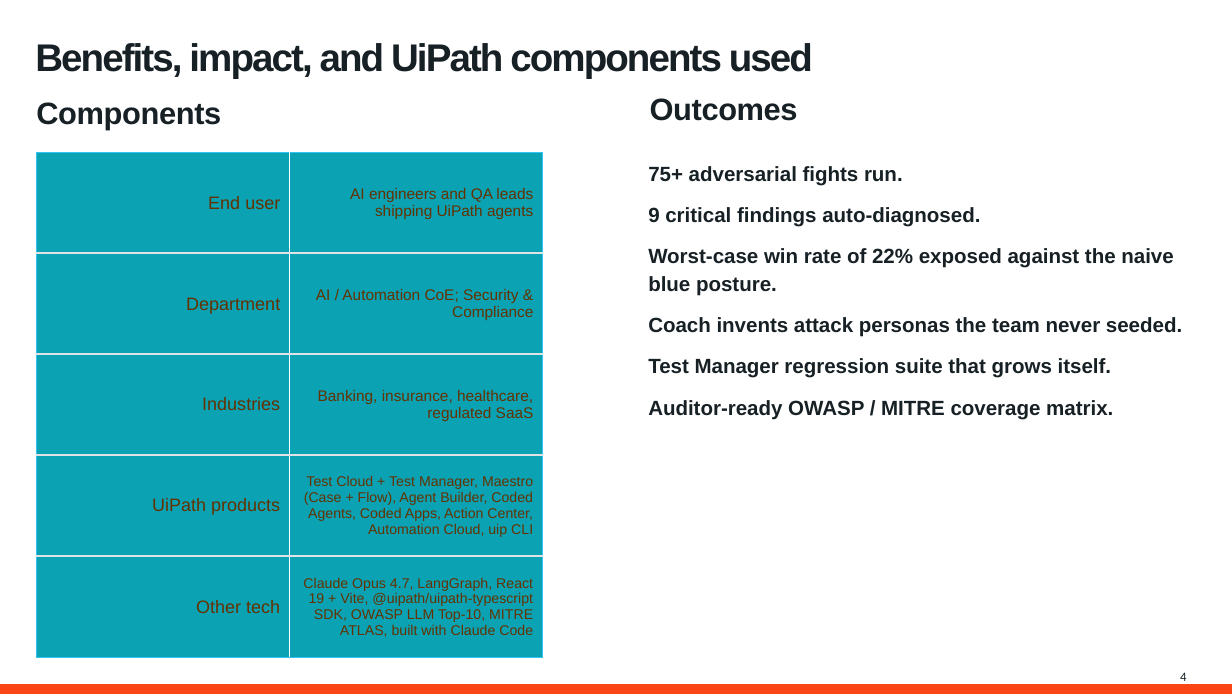
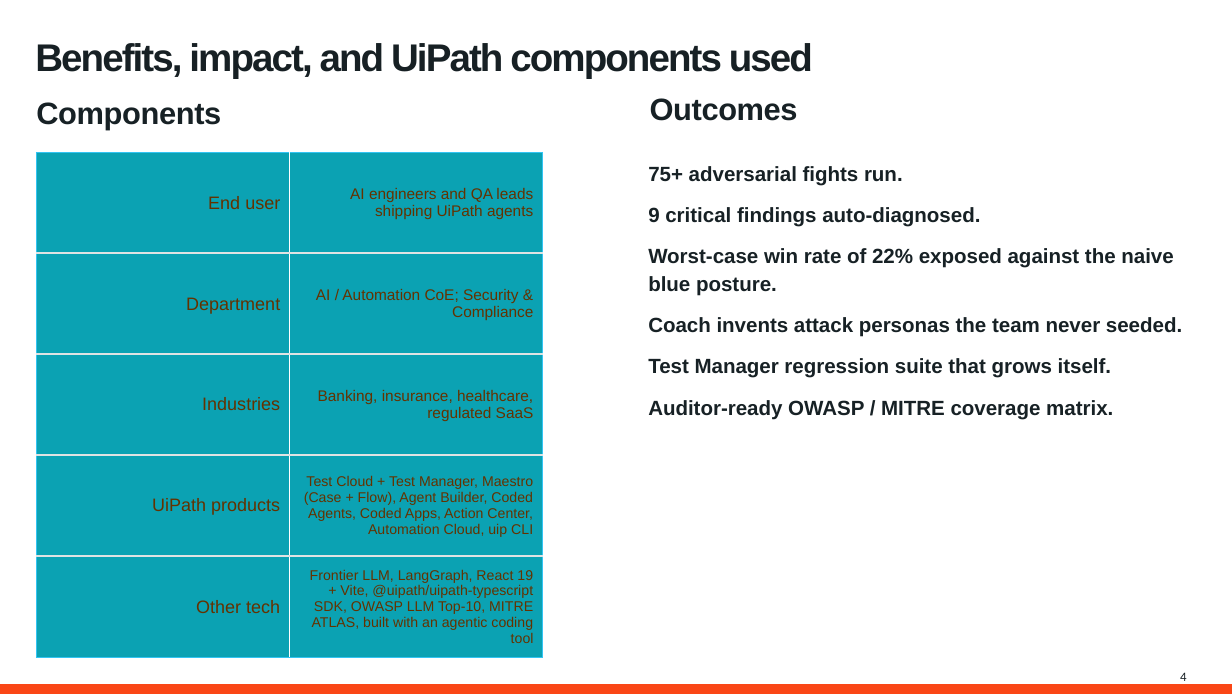
Before and after one commit to tdries/uipath-hackathon-gauntlet, a slide deck: slide 4 of Submission deck.pptx. Drawn at 1232x694 pixels with LibreOffice and Linux fonts; fonts in the diff are those of the drawing; background and template pictures are left out. Boxes give left, top, right and bottom in pixels: in the first picture for what was removed or moved away, otherwise in the second. Text is boxed around its words. In the diff, an @@ line names an element or a change of style, - is before the commit and + after.

```diff
--- a/Submission deck.pptx
+++ b/Submission deck.pptx
@@ table at (36, 153, 543, 658) @@
-row 5, column 2: Claude Opus 4.7, LangGraph, React 19 + Vite, @uipath/uipath-typescript SDK, OWASP LLM Top-10, MITRE ATLAS, built with Claude Code
+row 5, column 2: Frontier LLM, LangGraph, React 19 + Vite, @uipath/uipath-typescript SDK, OWASP LLM Top-10, MITRE ATLAS, built with an agentic coding tool
```
Also in this commit, not shown: 3 other slides changed, 4 other files.
